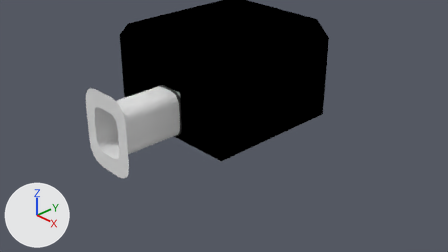
The Blender file Models/Heisenberg/GondOffice.blend as it was, and as the next commit left it.
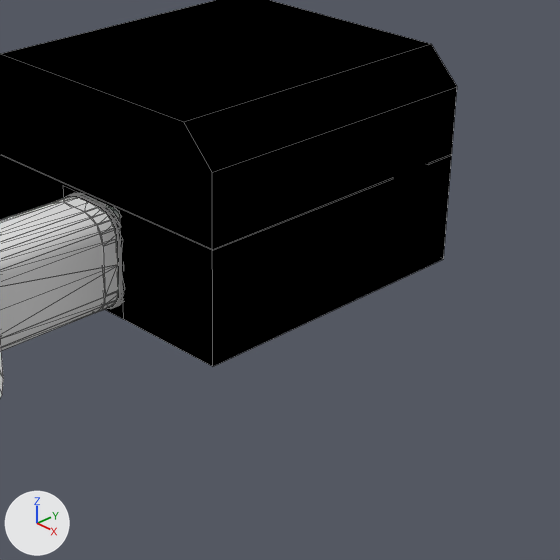
Each version is shown from the file's camera 'Camera', then close up on the part from 28% to 84% of the width and 0% to 98% of the height. Lighting does not change. The marker at lower left points along +X, +Y and +Z. The close-ups show mesh edges as thin lines.

Script lines for the objects in view, before the commit:
```python
me_cube_001 = bpy.data.meshes.new('Cube.001')
me_cube_001.from_pydata(...)  # 36 vertices, 13 faces; spans x -1.27..1.27, y -1.24..1.24, z 0.21..1.89
me_cube_001.materials.append(mat_bison3space)  # its picture is missing
me_cutout = bpy.data.meshes.new('cutout')
me_cutout.from_pydata(...)  # 188 vertices, 76 faces; spans x -0.266..0.266, y -0.056..0.127, z -0.327..0.327
me_cutout.materials.append(mat_main_001)  # white #e7e7e7
me_tube = bpy.data.meshes.new('tube')
me_tube.from_pydata(...)  # 136 vertices, 48 faces; spans x -0.257..0.257, y -0.323..0.323, z -1.0..0.0
me_tube.materials.append(mat_main)  # white #e7e7e7
ob_cutout = bpy.data.objects.new('cutout', me_cutout)
ob_cutout.parent = ob_hatch_plane
ob_cutout.location = (0.0, 0.0, 0.0)
ob_cutout.rotation_euler = (-1.571, 0.0, 0.0)  # degrees (-90, 0, 0)
ob_shellcollider = bpy.data.objects.new('shellCollider', me_cube_001)
ob_shellcollider.parent = ob_freeiva
ob_shellcollider.location = (0.0, 0.0, 0.0)
ob_tube = bpy.data.objects.new('tube', me_tube)
ob_tube.parent = ob_hatch_plane
ob_tube.location = (0.0, 0.0, 0.0)
```
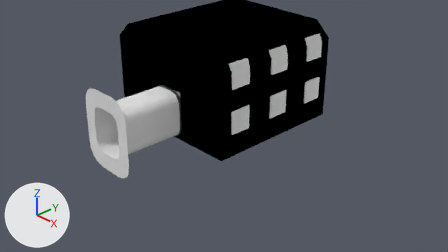
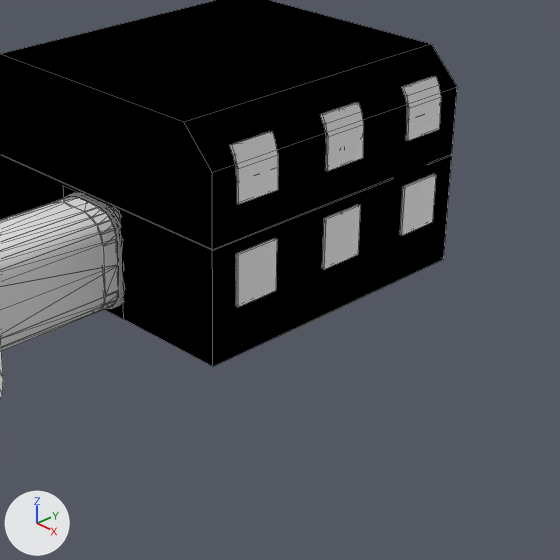
The change, as a list of edits to the scene's bpy script:
```text
Add mat_material:
    mat_material = principled_material('Material')
    mat_material.base_color = (0.8, 0.8, 0.8)  # white #e7e7e7
Add mat_windowtransparent:
    mat_windowtransparent = diffuse_material('WindowTransparent')
    mat_windowtransparent.base_color = (0.8, 0.8, 0.8)  # white #e7e7e7
Add me_mainbody_001:
    me_mainbody_001.from_pydata(...)  # 72 vertices, 23 faces, 1 loose edge; spans x -4.24..4.24, y -1.09..2.66, z -3.4..3.39
    me_mainbody_001.materials.append(mat_material)  # white #e7e7e7
Add me_windows:
    me_windows.from_pydata(...)  # 108 vertices, 80 faces; spans x -4.18..4.18, y -1.09..2.65, z -3.4..3.39
    me_windows.materials.append(mat_windowtransparent)  # white #e7e7e7
Add ob_depthmask:
    ob_depthmask = bpy.data.objects.new('depthMask', me_mainbody_001)
    ob_depthmask.parent = ob_freeiva
    ob_depthmask.location = (0.0, 0.0, 0.926)
    ob_depthmask.rotation_euler = (1.571, 0.0, 3.142)  # degrees (90, 0, 180)
    ob_depthmask.scale = (0.305, 0.305, 0.305)
Add ob_glass:
    ob_glass = bpy.data.objects.new('glass', me_windows)
    ob_glass.parent = ob_freeiva
    ob_glass.location = (0.0, 0.0, 0.926)
    ob_glass.rotation_euler = (1.571, 0.0, 3.142)  # degrees (90, 0, 180)
    ob_glass.scale = (0.305, 0.305, 0.305)
```

Where the change shows, as pixel boxes (x1, y1, x2, y2) in the close-ups (560 x 560 px):
'depthMask', added
    after: (232, 77, 441, 307)
'glass', added
    after: (230, 76, 434, 306)
